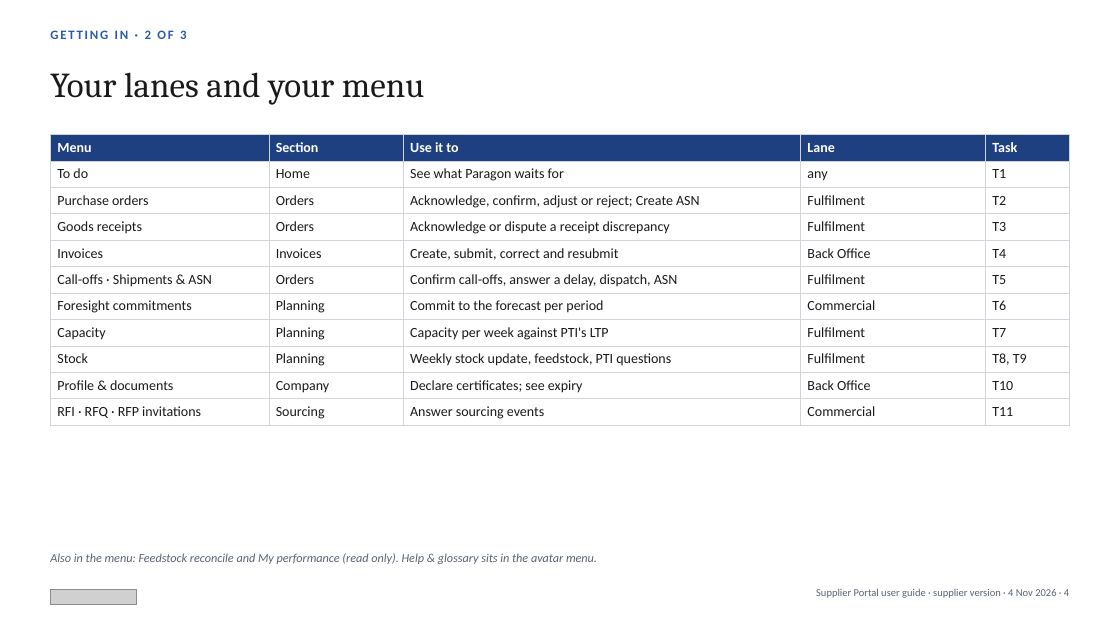
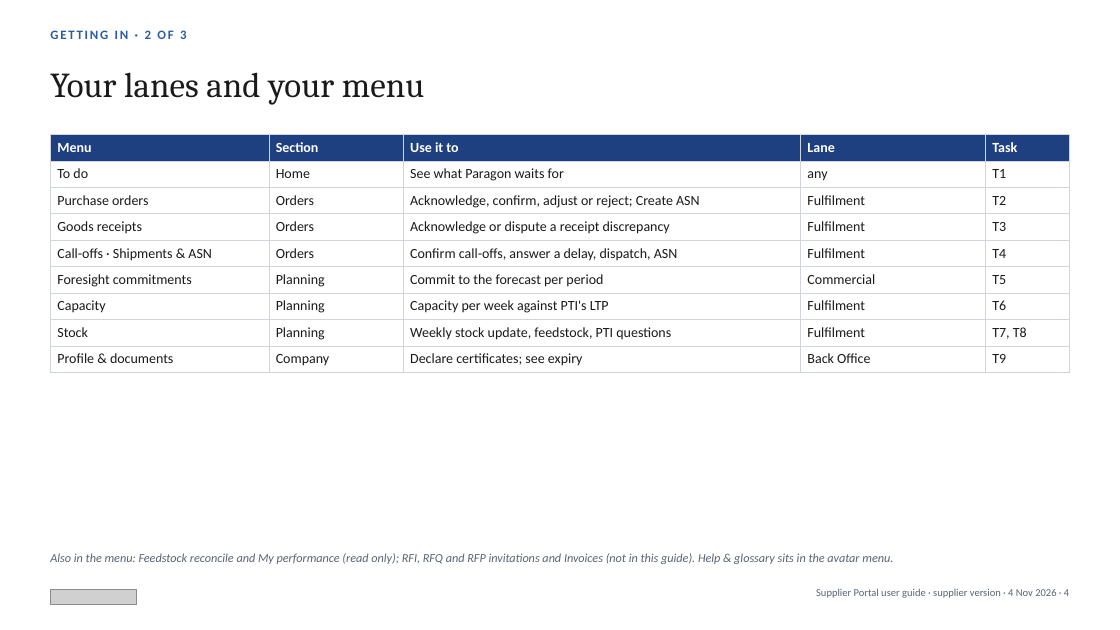
Before and after one commit to javal999/paragon-supplier-portal, a slide deck: slide 4 of docs/supplier-hub/user-guide/Paragon-Supplier-Portal-User-Guide-Supplier.pptx. Drawn at 1120x630 pixels with LibreOffice and Linux fonts; fonts in the diff are those of the drawing; grey boxes stand for pictures. Boxes give left, top, right and bottom in pixels: in the first picture for what was removed or moved away, otherwise in the second. Text is boxed around its words. In the diff, an @@ line names an element or a change of style, - is before the commit and + after.

```diff
--- a/docs/supplier-hub/user-guide/Paragon-Supplier-Portal-User-Guide-Supplier.pptx
+++ b/docs/supplier-hub/user-guide/Paragon-Supplier-Portal-User-Guide-Supplier.pptx
@@ table at (50,134,1070,370) @@
-row 5: Invoices | Invoices | Create, submit, correct and resubmit | Back Office | T4
-row 6: Call-offs · Shipments & ASN | Orders | Confirm call-offs, answer a delay, dispatch, ASN | Fulfilment | T5
-row 7: Foresight commitments | Planning | Commit to the forecast per period | Commercial | T6
-row 8: Capacity | Planning | Capacity per week against PTI's LTP | Fulfilment | T7
-row 9: Stock | Planning | Weekly stock update, feedstock, PTI questions | Fulfilment | T8, T9
-row 10: Profile & documents | Company | Declare certificates; see expiry | Back Office | T10
-row 11: RFI · RFQ · RFP invitations | Sourcing | Answer sourcing events | Commercial | T11
+row 5: Call-offs · Shipments & ASN | Orders | Confirm call-offs, answer a delay, dispatch, ASN | Fulfilment | T4
+row 6: Foresight commitments | Planning | Commit to the forecast per period | Commercial | T5
+row 7: Capacity | Planning | Capacity per week against PTI's LTP | Fulfilment | T6
+row 8: Stock | Planning | Weekly stock update, feedstock, PTI questions | Fulfilment | T7, T8
+row 9: Profile & documents | Company | Declare certificates; see expiry | Back Office | T9
@@ text at (50,553,893,564): text changed @@
-Also in the menu: Feedstock reconcile and My performance (read only). Help & glossary sits in the avatar menu.
+Also in the menu: Feedstock reconcile and My performance (read only); RFI, RFQ and RFP invitations and Invoices (not in this guide). Help & glossary sits in the avatar menu.
```
Also in this commit, not shown: 15 other slides changed, 2 slides removed, 9 other files.
